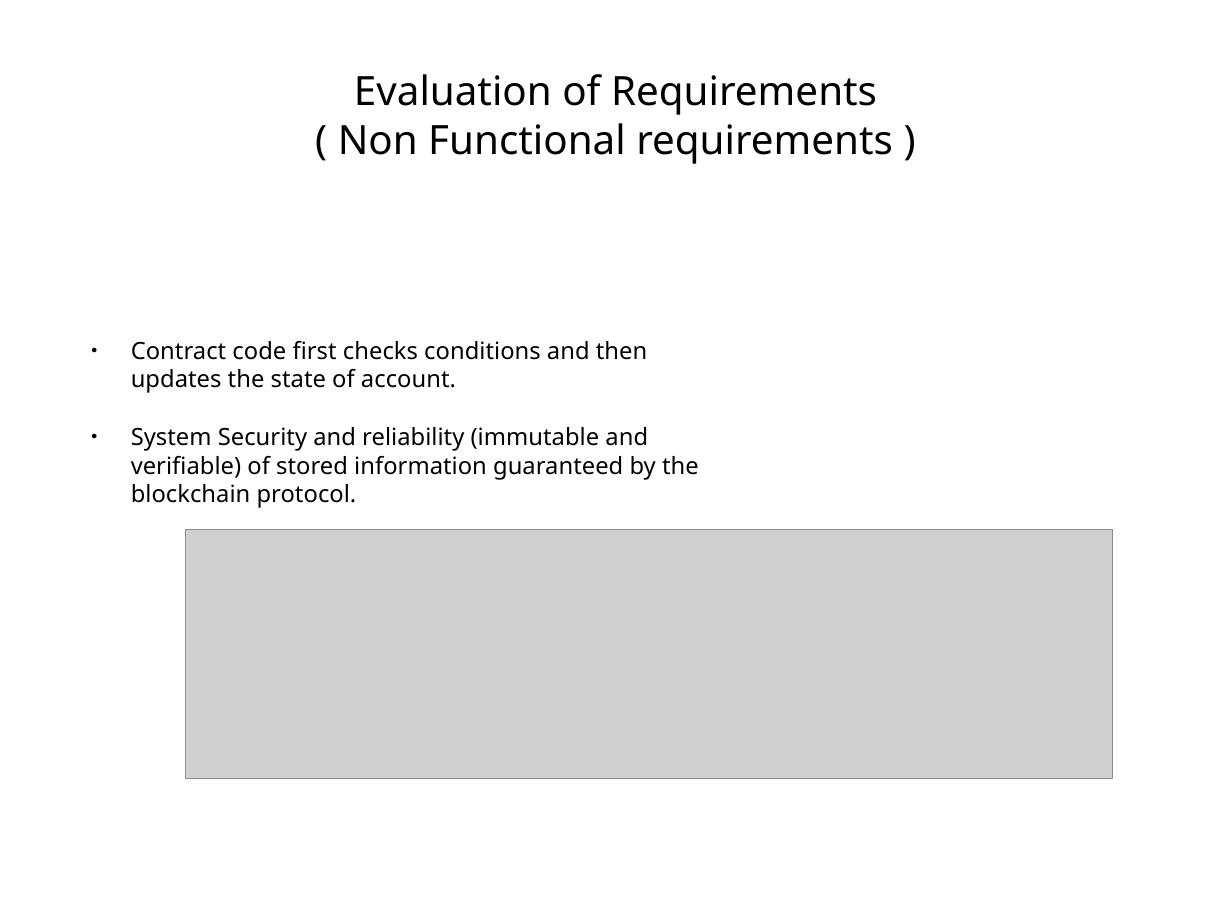
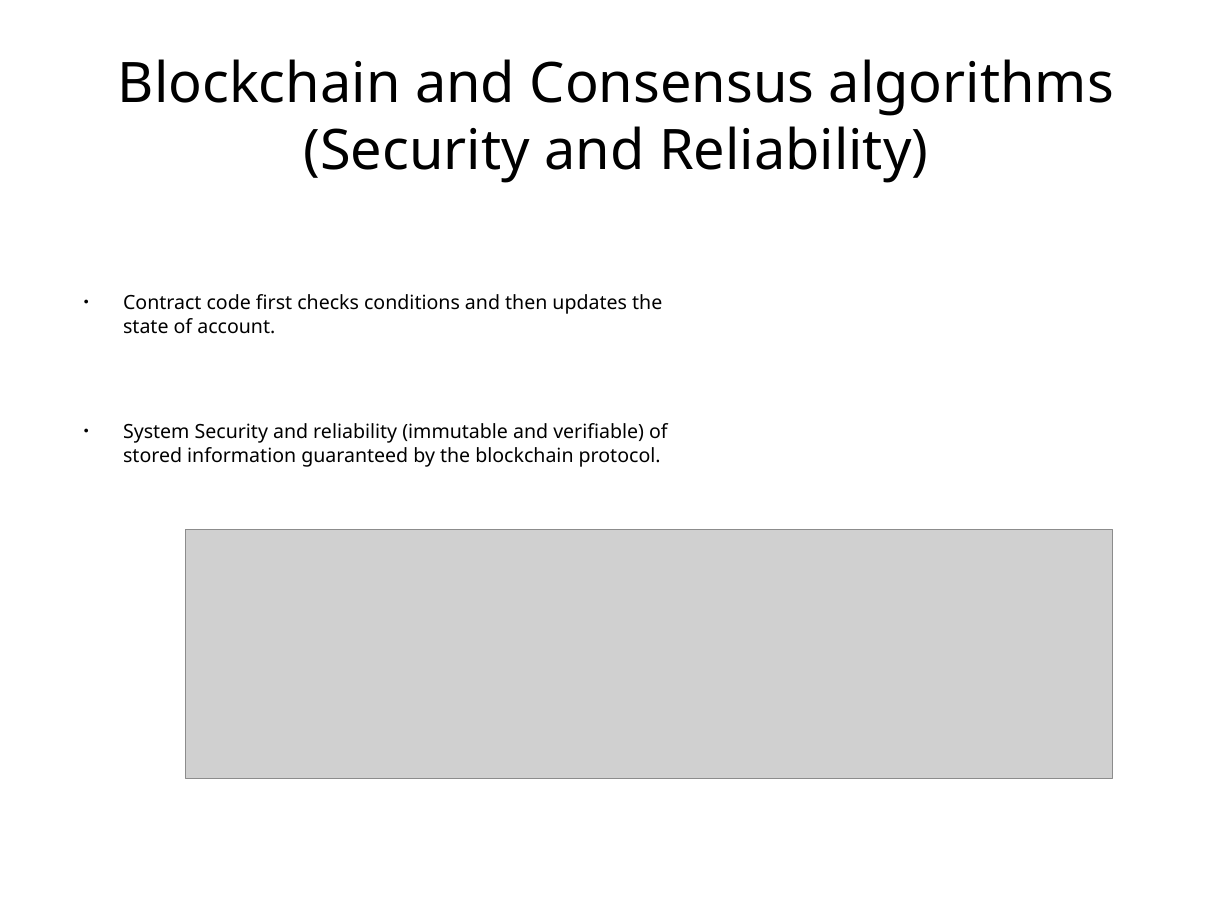
Before and after one commit to s2-t2/blockchain_reputation_system, a slide deck: slide 19 of documents/Presentation/Presentationv1.odp. Drawn at 1232x924 pixels with LibreOffice and Linux fonts; fonts in the diff are those of the drawing; grey boxes stand for pictures. Boxes give left, top, right and bottom in pixels: in the first picture for what was removed or moved away, otherwise in the second. Text is boxed around its words. In the diff, an @@ line names an element or a change of style, - is before the commit and + after.

Commit message:
presentation

```diff
--- a/documents/Presentation/Presentationv1.odp
+++ b/documents/Presentation/Presentationv1.odp
@@ title at (118, 59, 1114, 183): text changed; size 26 to 36 pt @@
-Evaluation of Requirements
-( Non Functional requirements )
+Blockchain and Consensus algorithms
+(Security and Reliability)
@@ text "Contract code first checks conditions ...": place and size @@
-text "Contract code first checks conditions ..." at (131, 341, 699, 508)
+text "Contract code first checks conditions ..." at (123, 294, 668, 467)
@@ text "Contract code first checks conditions ..." at (123, 294, 668, 467): size 15.3 to 12.6 pt @@
```
Also in this commit, not shown: 5 other slides changed, 3 slides added, 3 slides removed, 3 other files.
